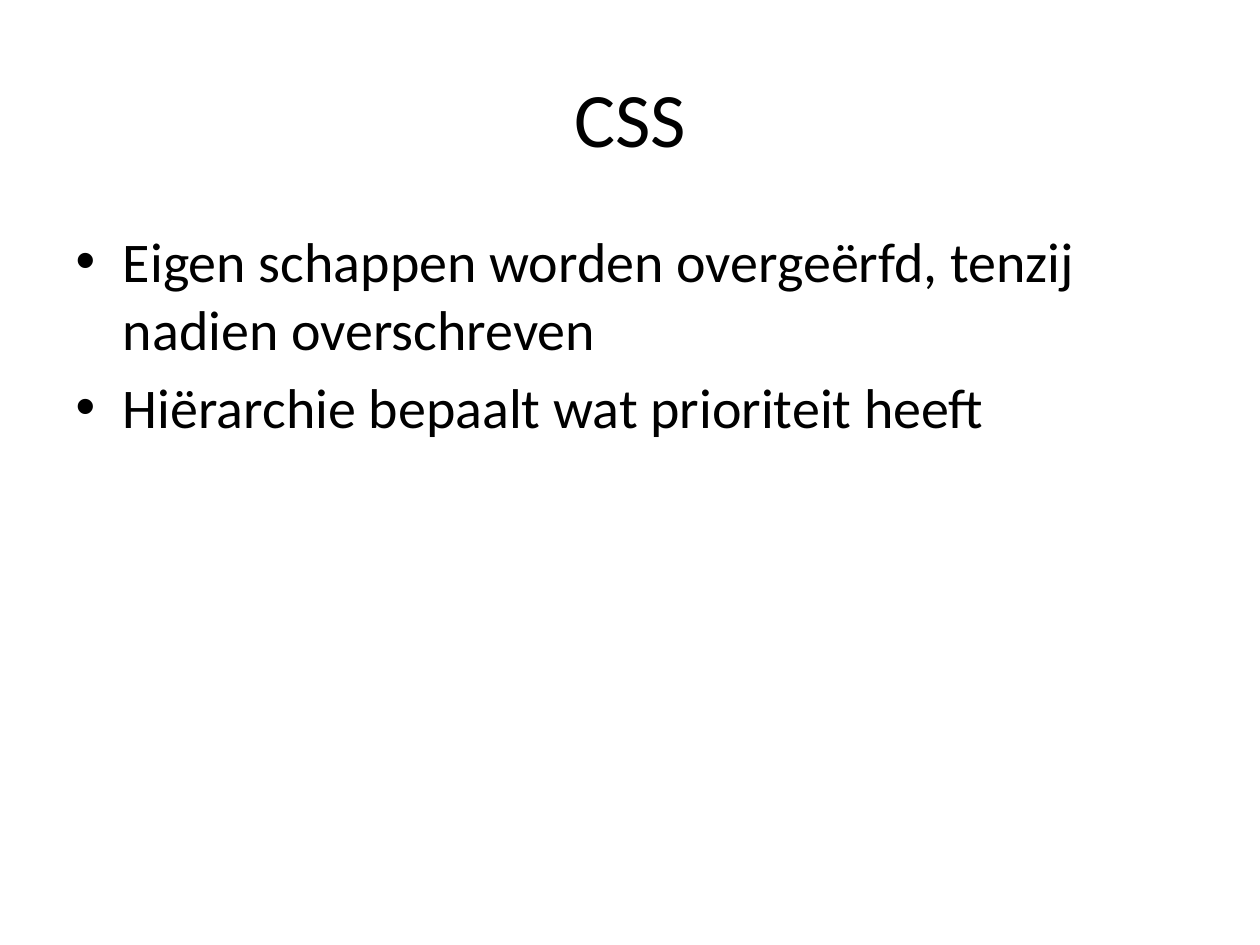
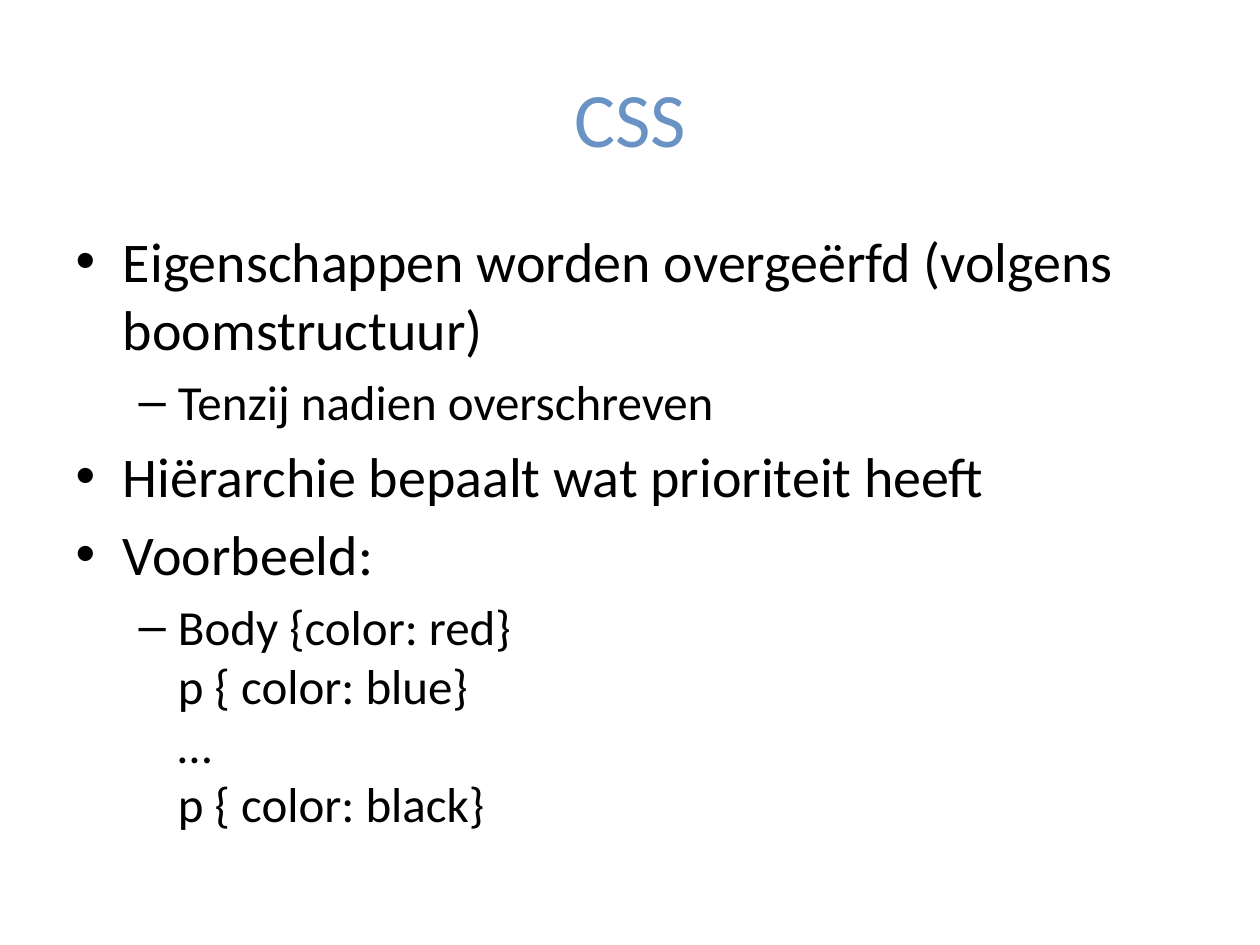
Before and after one commit to Belitili/Workshop-IntroHTML-CSS, a slide deck: slide 11 of Workshop werkdocumenten/Intro HTML en CSS.pptx (slide 10 before the commit). Drawn at 1260x945 pixels with LibreOffice and Linux fonts; fonts in the diff are those of the drawing. Boxes give left, top, right and bottom in pixels: in the first picture for what was removed or moved away, otherwise in the second. Text is boxed around its words. In the diff, an @@ line names an element or a change of style, - is before the commit and + after.

Commit message:
ppt: intro added, added some style, js removed, fixed spelling, minor content changes

```diff
--- a/Workshop werkdocumenten/Intro HTML en CSS.pptx
+++ b/Workshop werkdocumenten/Intro HTML en CSS.pptx
@@ title "CSS" at box(574, 97, 686, 148): text colour #000000 to #6A93C5 @@
@@ text at box(123, 241, 1113, 429): text changed @@
-• Eigen schappen worden overgeërfd, tenzij nadien overschreven
+• Eigenschappen worden overgeërfd (volgens boomstructuur)
+  – Tenzij nadien overschreven
@@ text at box(123, 536, 511, 830): paragraphs added @@
+• Voorbeeld:
+  – Body {color: red}
+    p { color: blue}
+    …
+    p { color: black}
```
Also in this commit, not shown: 21 other slides changed, 1 slide added, 2 slides removed, 2 other files.
